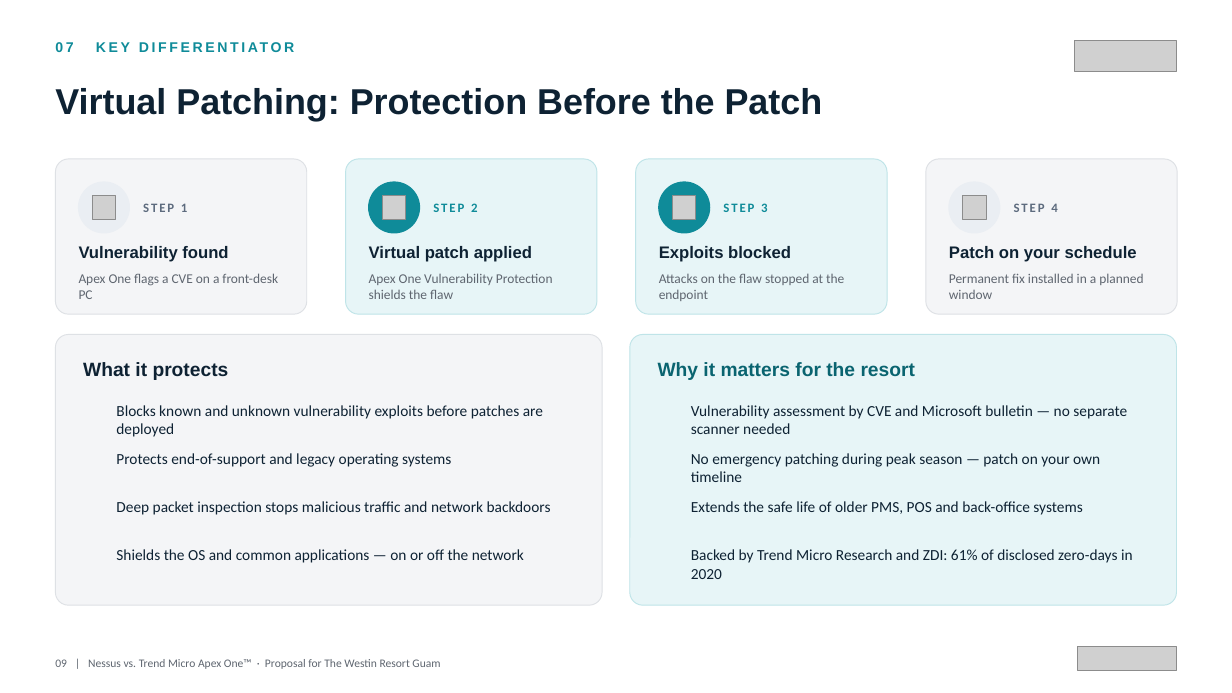
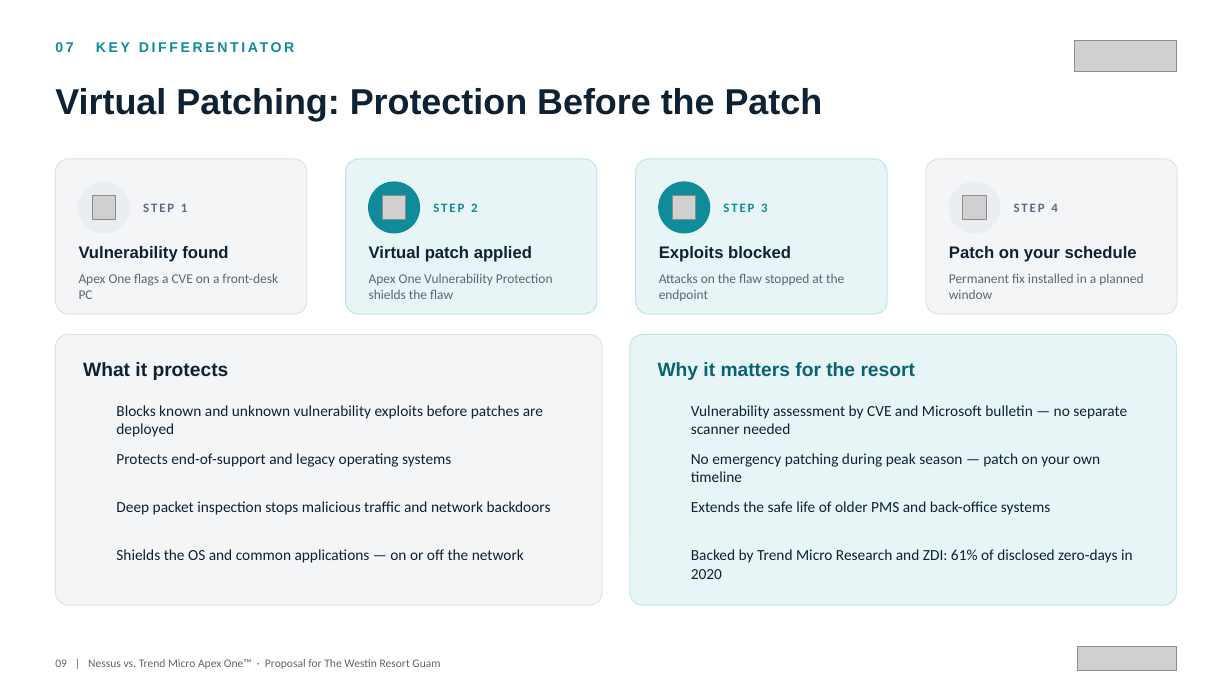
Before and after one commit to BigLee-Creator/Recommendations, a slide deck: slide 9 of ENG._Nessus_vs_Trend_Micro_Apex_One_Proposal_for_Westin_Resort_Guam_SECUKOREA.pptx. Drawn at 1232x693 pixels with LibreOffice and Linux fonts; fonts in the diff are those of the drawing; grey boxes stand for pictures; background and template pictures are left out. Boxes give left, top, right and bottom in pixels: in the first picture for what was removed or moved away, otherwise in the second. Text is boxed around its words. In the diff, an @@ line names an element or a change of style, - is before the commit and + after.

```diff
--- a/ENG._Nessus_vs_Trend_Micro_Apex_One_Proposal_for_Westin_Resort_Guam_SECUKOREA.pptx
+++ b/ENG._Nessus_vs_Trend_Micro_Apex_One_Proposal_for_Westin_Resort_Guam_SECUKOREA.pptx
@@ text at <box>691,501,1050,515</box>: text changed @@
-Extends the safe life of older PMS, POS and back-office systems
+Extends the safe life of older PMS and back-office systems
```
Also in this commit, not shown: 10 other slides changed.
